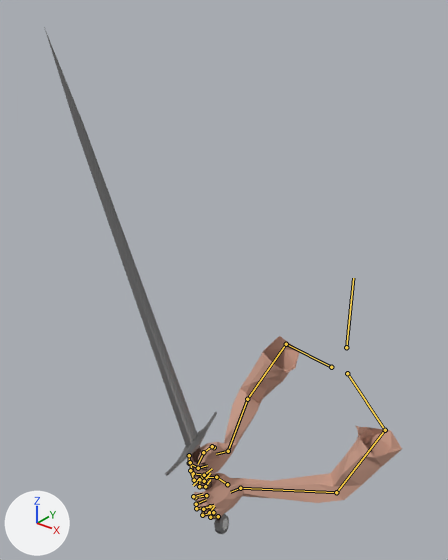
A saved change to the Blender file Soulslike/res/item/longsword/longsword.blend.
One viewpoint serves both versions: a camera (50 mm lens) standing at (0.615, -1.28, 0.865) and looking at (-0.226, -0.229, 0.214). The lights are fixed; the arrows at lower left show +X, +Y and +Z. Both versions are drawn at frame 0 of the action 'idle'; the numbers are the values there. The bones that bend it are drawn over the model as lines.

Objects in the first picture: 'Cube.001', 'Viewmodel'.
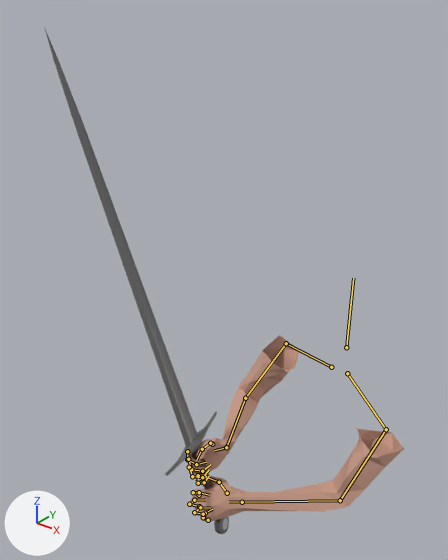
Where the change shows, as pixel boxes [x1, y1, x2, y2] in the pictures (448 x 560 px):
'Viewmodel', posed
    before: [188, 336, 402, 520]
    after: [187, 335, 404, 522]
bone 'index_01_l', root to tip
    before: (206, 495) to (195, 497)
    after: (199, 495) to (193, 492)
bone 'index_02_l', root to tip
    before: (195, 497) to (193, 496)
    after: (193, 492) to (199, 492)

What the commit changed:
Bone 'index_01_l' (bone_index_01_l) turns from (32, 0, 0) to (59, 0, 0) degrees about its own x, y and z.
Bone 'index_02_l' (bone_index_02_l) turns from (27, 0, 0) to (0, 0, 0) degrees about its own x, y and z.
Bone 'hand_ik_l' (bone_hand_ik_l) moves from (-0.082, -0.171, 0.554) to (-0.099, -0.129, 0.533).
Bone 'hand_ik_l' (bone_hand_ik_l) turns from (26, -29, 33) to (59, -29, 22) degrees about its own x, y and z.
Bone 'hand_ik_r' (bone_hand_ik_r) moves from (0.155, -0.136, 0.313) to (0.167, -0.139, 0.309).
